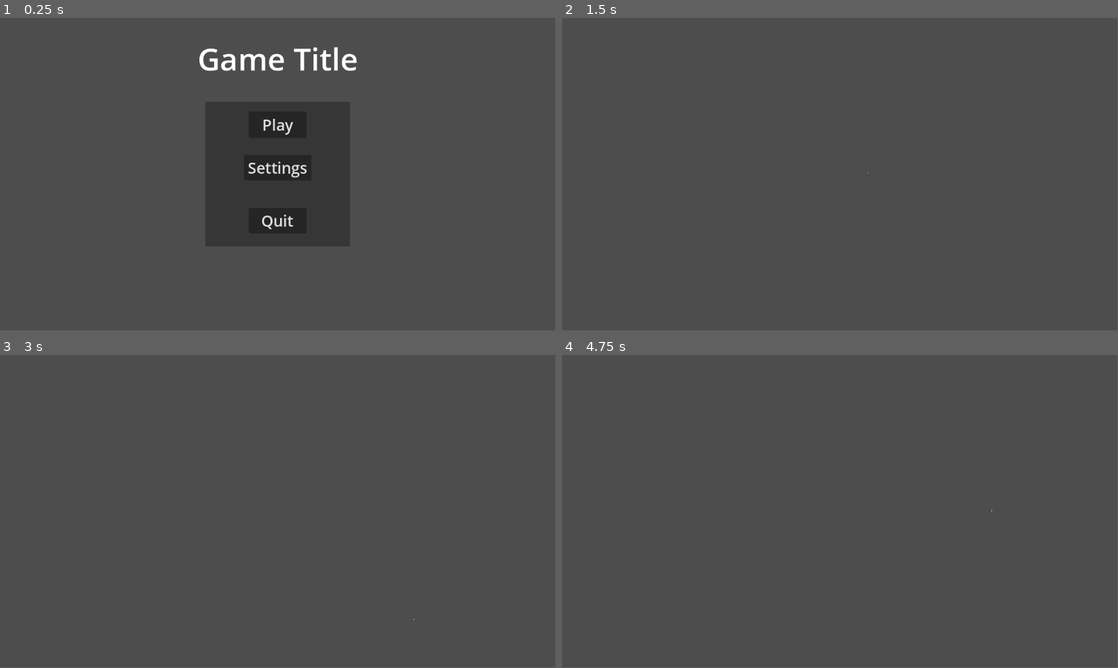
Above: before the commit, frames 1-4 (two rows, left to right).
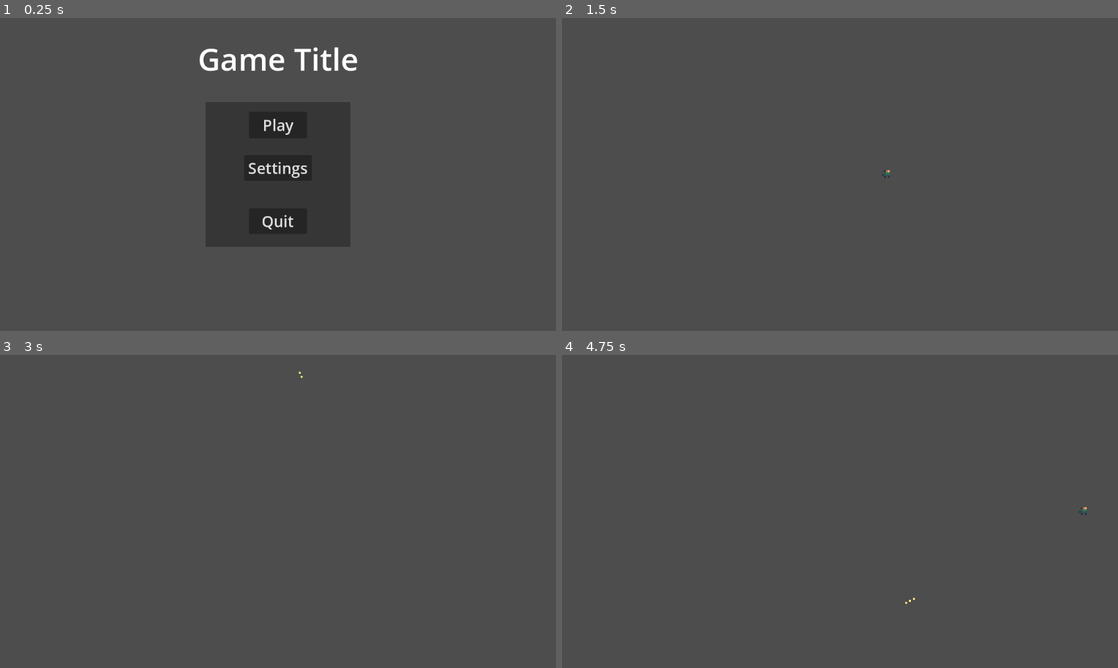
Above: after the commit, the same moments.

Repository: Lucas-Code27/eternal-vengeance
Game: Godot game, scene res://Src/UI/main_menu.tscn
The game is run twice, just before and just after one commit, with the same random seed, the same clock (stepped at 60 frames per second) and the same inputs.
Inputs (mouse positions are in pixels of both pictures, inside the frame that each line leads up to):
- Up to frame 1 (0.25 s): no input
- Up to frame 2 (1.5 s): click "Play" at 0.5 s; tap Enter at 1.25 s; move the mouse to (962, 158) at 1.27 s; press the mouse at (962, 158) at 1.28 s; hold D (right) from 1.28 s (still down)
- Up to frame 3 (3 s): tap Space at 2 s; move the mouse to (166, 527) at 2.02 s; release D (right) at 2.03 s; release the mouse at (166, 527) at 2.03 s; hold S (down) 2.03-2.78 s; click (166, 527) at 2.1 s; tap Enter at 2.75 s; move the mouse to (333, 442) at 2.77 s; press the mouse at (333, 442) at 2.78 s; hold D (right) from 2.78 s (still down)
- Up to frame 4 (4.75 s): move the mouse to (812, 574) at 3.52 s; release D (right) at 3.53 s; release the mouse at (812, 574) at 3.53 s; hold W (up) 3.53-4.28 s; click (812, 574) at 3.6 s; tap Space at 4.25 s; move the mouse to (1006, 558) at 4.27 s; press the mouse at (1006, 558) at 4.28 s; hold A (left) from 4.28 s (still down)
In our replay, the window is 799x449 before the commit and 800x450 after it. These sizes can differ from the game's own. Grey fills any space a smaller window leaves; there, only what the larger window draws over its background counts as a difference.

The runs differ from the first frame. In frame 1, 0.6% of the frame differs, in the area x 35-65%, y 9-68%; in frame 2, less than 0.1%; in frame 3, less than 0.1%; in frame 4, less than 0.1%.

Commit message:
custom resource now

Diff:
--- a/Src/Components/shooting_component_2d.gd
+++ b/Src/Components/shooting_component_2d.gd
@@ -2,22 +2,28 @@
 # This Node2D allows for the firing of a Bullet2D node
 # It uses Node2D to have a position to fire from
 
+signal statschanged
+
 # Scene of projectile to spawn
 @export var projectile:PackedScene
+@export var stats:GunStats
 
-@onready var parent_node:Node = get_parent().get_parent()
+@export var parent:Node
 
-func shoot(speed:int,damage:int) -> void:
+@onready var scene:Node = parent.get_parent()
+
+func shoot() -> void:
 	# Instantiate the Projectile
 	var bullet_inst:Bullet2D = projectile.instantiate()
 
 	# Position and Direction to move
 	bullet_inst.global_position = global_position
+	bullet_inst.global_rotation = global_rotation
 	bullet_inst.direction = Vector2.RIGHT.rotated(global_rotation)
 
 	# Set Stats
-	bullet_inst.speed = speed
-	bullet_inst.damage = damage
+	bullet_inst.speed = stats.speed
+	bullet_inst.damage = stats.damage
 
 	# Release it to the world
-	parent_node.add_child(bullet_inst)
+	scene.add_child(bullet_inst)
--- a/Src/Player/Bullet.tscn
+++ b/Src/Player/Bullet.tscn
@@ -1,20 +1,27 @@
-[gd_scene load_steps=3 format=3 uid="uid://dxo713ynsgnk2"]
+[gd_scene load_steps=4 format=3 uid="uid://dxo713ynsgnk2"]
 
 [ext_resource type="Script" uid="uid://bbrs8v6ctx21i" path="res://Src/Components/bullet2d.gd" id="1_xc3lb"]
+[ext_resource type="Texture2D" uid="uid://04u80y4o0vv5" path="res://Assets/Art/boolet.png" id="2_2eh8c"]
 
 [sub_resource type="RectangleShape2D" id="RectangleShape2D_xc3lb"]
-size = Vector2(5, 5)
+size = Vector2(16, 1)
 
 [node name="Bullet" type="Area2D"]
+scale = Vector2(0.5, 0.5)
 collision_layer = 0
 monitorable = false
 script = ExtResource("1_xc3lb")
+
+[node name="Sprite2D" type="Sprite2D" parent="."]
+texture = ExtResource("2_2eh8c")
 
 [node name="CollisionShape2D" type="CollisionShape2D" parent="."]
 shape = SubResource("RectangleShape2D_xc3lb")
 
 [node name="VisibleOnScreenNotifier2D" type="VisibleOnScreenNotifier2D" parent="."]
-scale = Vector2(0.25, 0.25)
+position = Vector2(-2.38419e-07, 0)
+scale = Vector2(0.8, 0.034375)
+rect = Rect2(-10, -15, 20, 30)
 
 [connection signal="area_entered" from="." to="." method="_on_area_entered"]
 [connection signal="screen_exited" from="VisibleOnScreenNotifier2D" to="." method="_on_visible_on_screen_notifier_2d_screen_exited"]
--- a/Src/Player/Player.tscn
+++ b/Src/Player/Player.tscn
@@ -1,9 +1,10 @@
-[gd_scene load_steps=6 format=3 uid="uid://bt1vayt1xblxj"]
+[gd_scene load_steps=7 format=3 uid="uid://bt1vayt1xblxj"]
 
 [ext_resource type="Script" uid="uid://d3tup8ql8v4kt" path="res://Src/Player/player.gd" id="1_ujskw"]
-[ext_resource type="Script" path="res://Src/Components/shooting_component_2d.gd" id="2_f70li"]
+[ext_resource type="Script" uid="uid://b85wfj2cbgrmj" path="res://Src/Components/shooting_component_2d.gd" id="2_f70li"]
 [ext_resource type="Texture2D" uid="uid://bi88hipb0smao" path="res://Assets/Art/playersheet.png" id="2_kpvkq"]
 [ext_resource type="PackedScene" uid="uid://dxo713ynsgnk2" path="res://Src/Player/Bullet.tscn" id="3_vr7rf"]
+[ext_resource type="Resource" uid="uid://drpuosay45jlr" path="res://Src/guns/pistol.tres" id="5_rtus5"]
 
 [sub_resource type="RectangleShape2D" id="RectangleShape2D_8yvb5"]
 size = Vector2(5, 6)
@@ -12,19 +13,25 @@
 script = ExtResource("1_ujskw")
 
 [node name="Sprite2D" type="Sprite2D" parent="."]
+position = Vector2(1, -1)
 texture = ExtResource("2_kpvkq")
 hframes = 6
 vframes = 4
 
 [node name="CollisionShape2D" type="CollisionShape2D" parent="."]
-position = Vector2(-0.5, 1)
+position = Vector2(0.5, 0)
 shape = SubResource("RectangleShape2D_8yvb5")
 
-[node name="Shootingcomp" type="Node2D" parent="."]
+[node name="cooldown" type="Timer" parent="."]
+
+[node name="Pivot" type="Node2D" parent="."]
+
+[node name="Shootingcomp" type="Node2D" parent="Pivot" node_paths=PackedStringArray("parent")]
 position = Vector2(3, 0)
 script = ExtResource("2_f70li")
 projectile = ExtResource("3_vr7rf")
-
-[node name="cooldown" type="Timer" parent="."]
+stats = ExtResource("5_rtus5")
+parent = NodePath("../..")
 
 [connection signal="timeout" from="cooldown" to="." method="_on_cooldown_timeout"]
+[connection signal="statschanged" from="Pivot/Shootingcomp" to="." method="_on_shootingcomp_statschanged"]
--- a/Src/Player/player.gd
+++ b/Src/Player/player.gd
@@ -1,16 +1,17 @@
 extends CharacterBody2D
 
-@onready var shooter:ShootingComponent2D = $Shootingcomp
+@onready var shooter:ShootingComponent2D = $Pivot/Shootingcomp
 @onready var cooldown:Timer = $cooldown
+@onready var pivot:Node2D = $Pivot
 
-var speed:int = 300
-var cooldowntime:float = 0.3
+var speed:int = 150
+@onready var cooldowntime:float = shooter.stats.cooldowntime
 
 var canshoot:bool = true
 
 func _physics_process(_delta: float) -> void:
 	if Input.is_action_pressed("shoot") and canshoot:
-		shooter.shoot(20,1)
+		shooter.shoot()
 		$cooldown.start(cooldowntime)
 		canshoot = false
 
@@ -22,8 +23,12 @@
 		velocity.y = move_toward(velocity.y, 0, speed)
 
 	move_and_slide()
-	look_at(get_global_mouse_position())
+	pivot.look_at(get_global_mouse_position())
 
 
 func _on_cooldown_timeout() -> void:
 	canshoot = true
+
+
+func _on_shootingcomp_statschanged() -> void:
+	cooldowntime = shooter.stats.cooldowntime
--- a/Src/Scenes/GameScene.tscn
+++ b/Src/Scenes/GameScene.tscn
@@ -1,13 +1,10 @@
-[gd_scene load_steps=3 format=3 uid="uid://ccxd6togt4p40"]
+[gd_scene load_steps=2 format=3 uid="uid://ccxd6togt4p40"]
 
 [ext_resource type="PackedScene" uid="uid://bt1vayt1xblxj" path="res://Src/Player/Player.tscn" id="1_ybpm7"]
-[ext_resource type="PackedScene" uid="uid://bxgf6jia22nit" path="res://Src/Enemies/targetdummy.tscn" id="2_ldoml"]
 
 [node name="GameScene" type="Node2D"]
 
 [node name="Camera2D" type="Camera2D" parent="."]
+zoom = Vector2(0.8, 0.8)
 
 [node name="Player" parent="." instance=ExtResource("1_ybpm7")]
-
-[node name="Targetdummy" parent="." instance=ExtResource("2_ldoml")]
-position = Vector2(700, 223)
--- a/Src/Scenes/testing_scene.tscn
+++ b/Src/Scenes/testing_scene.tscn
@@ -17,12 +17,13 @@
 grow_horizontal = 2
 grow_vertical = 2
 stretch = true
+stretch_shrink = 4
 
 [node name="SubViewport" type="SubViewport" parent="Game/SubViewportContainer"]
 disable_3d = true
 handle_input_locally = false
 canvas_item_default_texture_filter = 0
-size = Vector2i(1152, 648)
+size = Vector2i(288, 162)
 render_target_update_mode = 4
 
 [node name="GameScene" parent="Game/SubViewportContainer/SubViewport" instance=ExtResource("1_prj28")]
--- /dev/null
+++ b/Src/guns/ar.tres
@@ -0,0 +1,10 @@
+[gd_resource type="Resource" script_class="GunStats" load_steps=2 format=3 uid="uid://bkcps7lrorc0t"]
+
+[ext_resource type="Script" uid="uid://d0ekklj0al525" path="res://Src/guns/gun_stats.gd" id="1_mp0ha"]
+
+[resource]
+script = ExtResource("1_mp0ha")
+cooldowntime = 0.1
+speed = 30
+damage = 1
+metadata/_custom_type_script = "uid://d0ekklj0al525"
--- /dev/null
+++ b/Src/guns/gun_stats.gd
@@ -0,0 +1,5 @@
+class_name GunStats extends Resource
+
+@export var cooldowntime:float
+@export var speed:int
+@export var damage:int
--- /dev/null
+++ b/Src/guns/pistol.tres
@@ -0,0 +1,10 @@
+[gd_resource type="Resource" script_class="GunStats" load_steps=2 format=3 uid="uid://drpuosay45jlr"]
+
+[ext_resource type="Script" uid="uid://d0ekklj0al525" path="res://Src/guns/gun_stats.gd" id="1_0m5ai"]
+
+[resource]
+script = ExtResource("1_0m5ai")
+cooldowntime = 0.3
+speed = 20
+damage = 1
+metadata/_custom_type_script = "uid://d0ekklj0al525"
--- /dev/null
+++ b/Src/guns/rifle.tres
@@ -0,0 +1,10 @@
+[gd_resource type="Resource" script_class="GunStats" load_steps=2 format=3 uid="uid://b87u6mpken5r7"]
+
+[ext_resource type="Script" uid="uid://d0ekklj0al525" path="res://Src/guns/gun_stats.gd" id="1_8r7v4"]
+
+[resource]
+script = ExtResource("1_8r7v4")
+cooldowntime = 0.5
+speed = 60
+damage = 3
+metadata/_custom_type_script = "uid://d0ekklj0al525"
--- /dev/null
+++ b/Src/guns/shotgun.tres
@@ -0,0 +1,10 @@
+[gd_resource type="Resource" script_class="GunStats" load_steps=2 format=3 uid="uid://gqdcvn2r7va"]
+
+[ext_resource type="Script" uid="uid://d0ekklj0al525" path="res://Src/guns/gun_stats.gd" id="1_xwtdh"]
+
+[resource]
+script = ExtResource("1_xwtdh")
+cooldowntime = 0.4
+speed = 20
+damage = 1
+metadata/_custom_type_script = "uid://d0ekklj0al525"
--- a/project.godot
+++ b/project.godot
@@ -19,6 +19,10 @@
 [autoload]
 
 AudioManager="*res://Src/Globals/Audio_Manager.tscn"
+
+[display]
+
+window/stretch/mode="viewport"
 
 [input]
 
Binary file added: Assets/Art/boolet.png
Not shown, added: Assets/Art/boolet.png.import
Not shown, added: Src/Components/shooting_component_2d.gd.uid
Not shown, added: Src/guns/gun_stats.gd.uid
